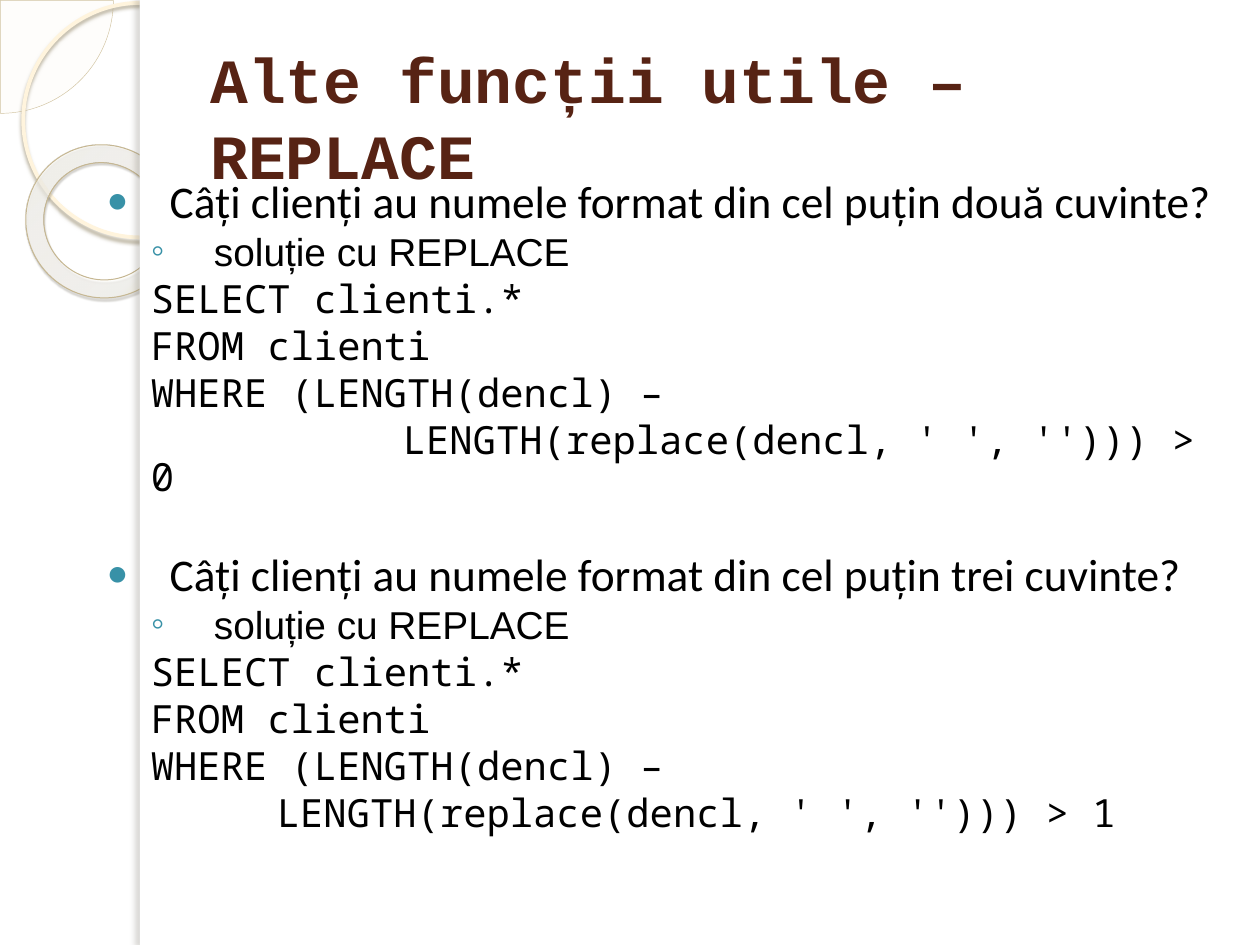
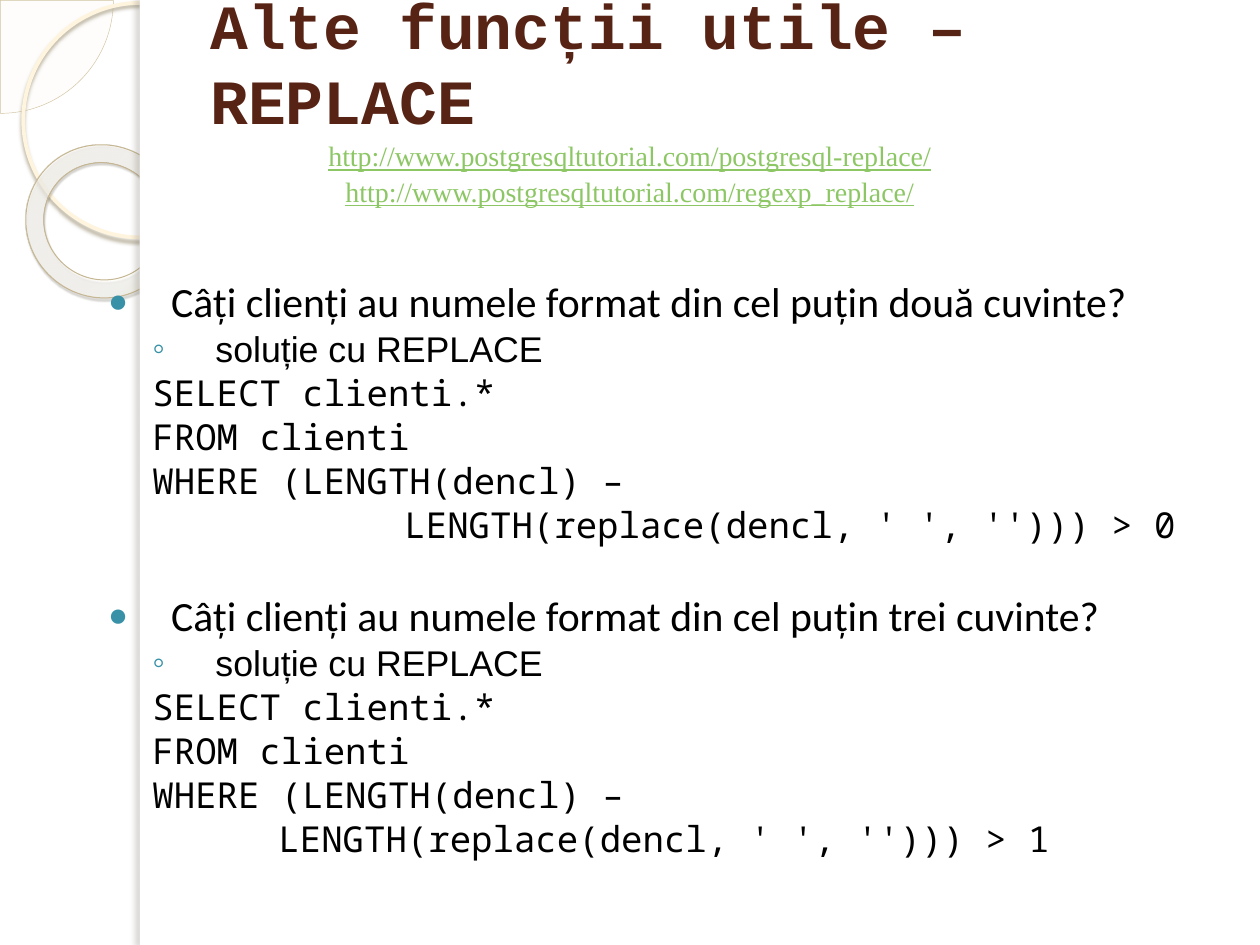
Before and after one commit to marinfotache/Baze-de-date-I, a slide deck: slide 64 of 11-13_SQL_Interogari - elemente de baza/12_SQL3_SELECT_Expresii si predicate.pptx (slide 62 before the commit). Drawn at 1260x945 pixels with LibreOffice and Linux fonts; fonts in the diff are those of the drawing; background and template pictures are left out. Boxes give left, top, right and bottom in pixels: in the first picture for what was removed or moved away, otherwise in the second. Text is boxed around its words. In the diff, an @@ line names an element or a change of style, - is before the commit and + after.

```diff
--- a/11-13_SQL_Interogari - elemente de baza/12_SQL3_SELECT_Expresii si predicate.pptx
+++ b/11-13_SQL_Interogari - elemente de baza/12_SQL3_SELECT_Expresii si predicate.pptx
@@ title "Alte funcții utile – REPLACE" rewrapped from (210,59,891,196) to (210,4,891,125) @@
@@ text added at (328,146,930,208), 16 pt, text #8DC765, underline @@
+http://www.postgresqltutorial.com/postgresql-replace/
+http://www.postgresqltutorial.com/regexp_replace/
@@ text "Câți clienți au numele format ...": place and size @@
-text "Câți clienți au numele format ..." at (151,186,1210,837)
+text "Câți clienți au numele format ..." at (152,288,1175,861)
@@ text "Câți clienți au numele format ..." at (152,288,1175,861): size 25.9 to 23.8 pt in "Câți clienți au numele format din cel ...", "Câți clienți au numele format din cel ..."; size 22.2 to 20.4 pt in "soluție cu REPLACE", "SELECT clienti.*", "FROM clienti", "WHERE (LENGTH(dencl) –" and 6 more places @@
```
Also in this commit, not shown: 14 other slides changed, 2 slides added.
